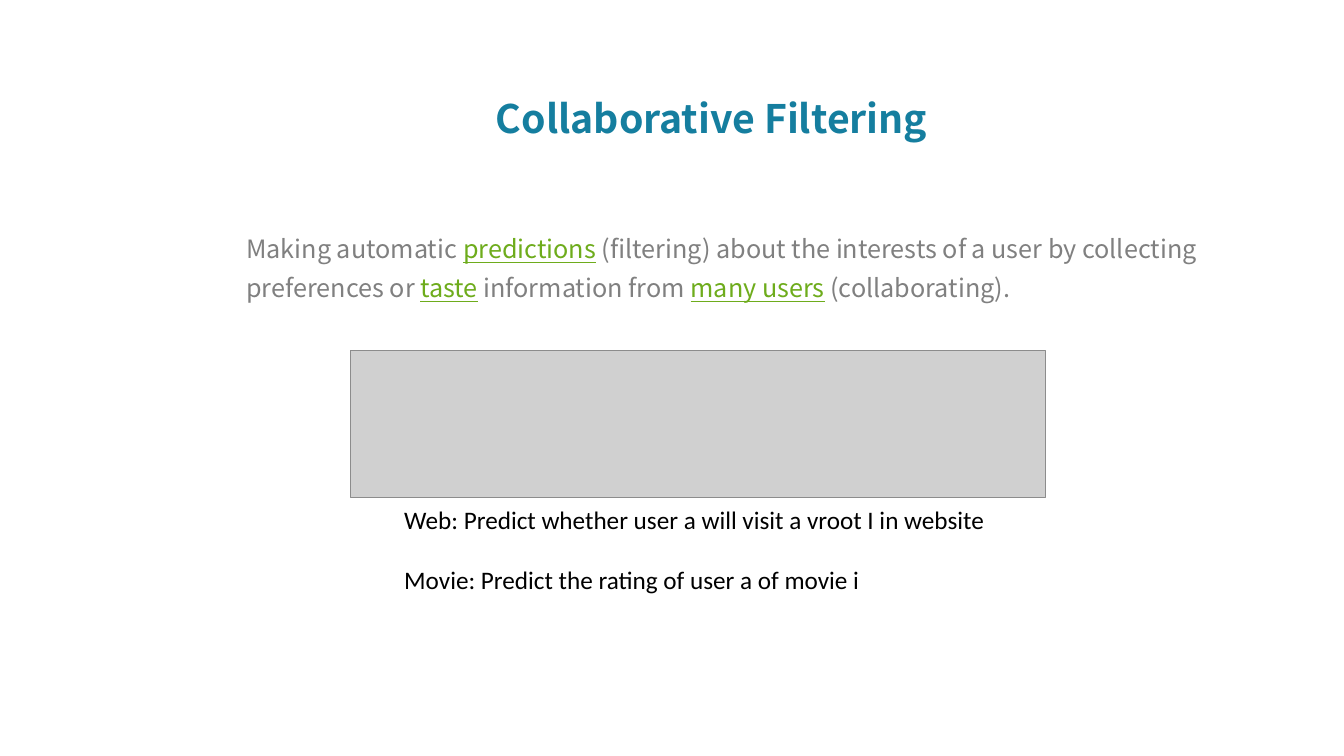
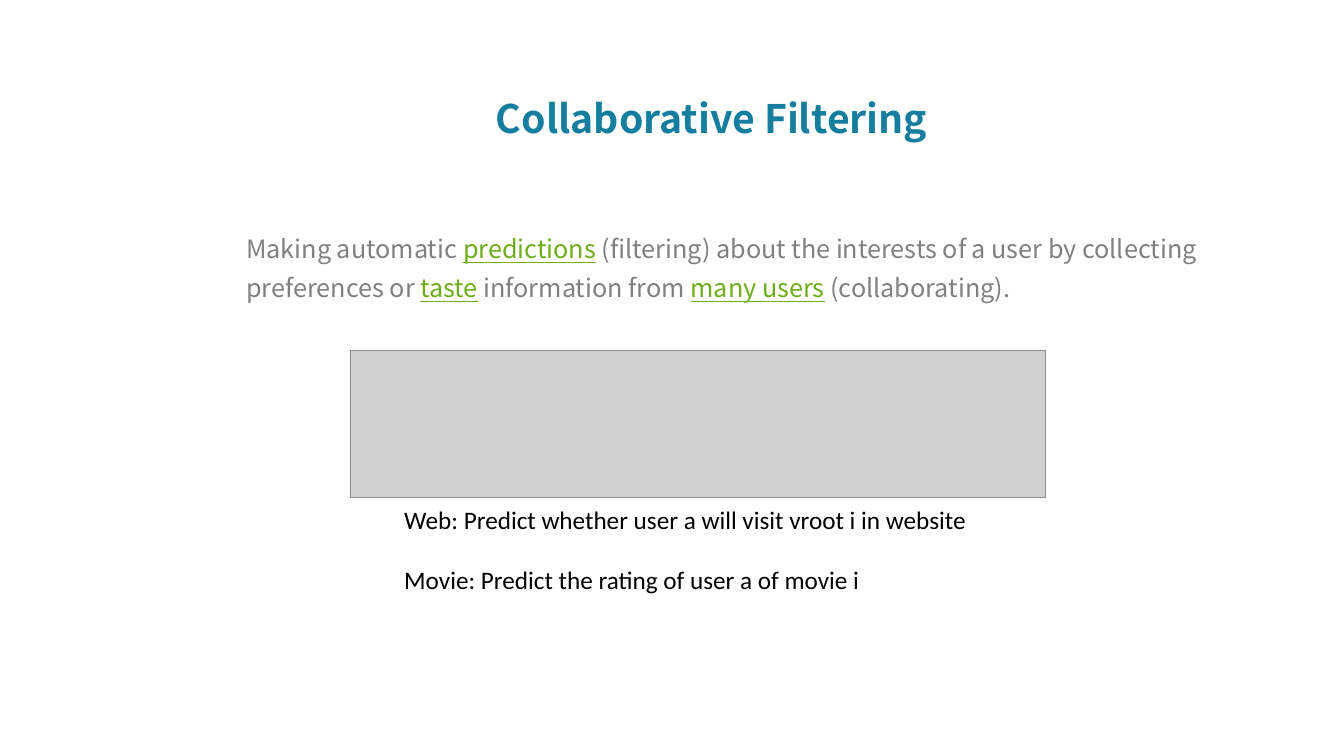
Before and after one commit to TZstatsADS/Fall2017-project4-grp8, a slide deck: slide 3 of doc/proj4-grp8.pptx. Drawn at 1344x756 pixels with LibreOffice and Linux fonts; fonts in the diff are those of the drawing; grey boxes stand for pictures. Boxes give left, top, right and bottom in pixels: in the first picture for what was removed or moved away, otherwise in the second. Text is boxed around its words. In the diff, an @@ line names an element or a change of style, - is before the commit and + after.

```diff
--- a/doc/proj4-grp8.pptx
+++ b/doc/proj4-grp8.pptx
@@ text at box(404, 511, 966, 530): text changed @@
-Web: Predict whether user a will visit a vroot I in website
+Web: Predict whether user a will visit vroot i in website
```
Also in this commit, not shown: 1 other slide changed.
